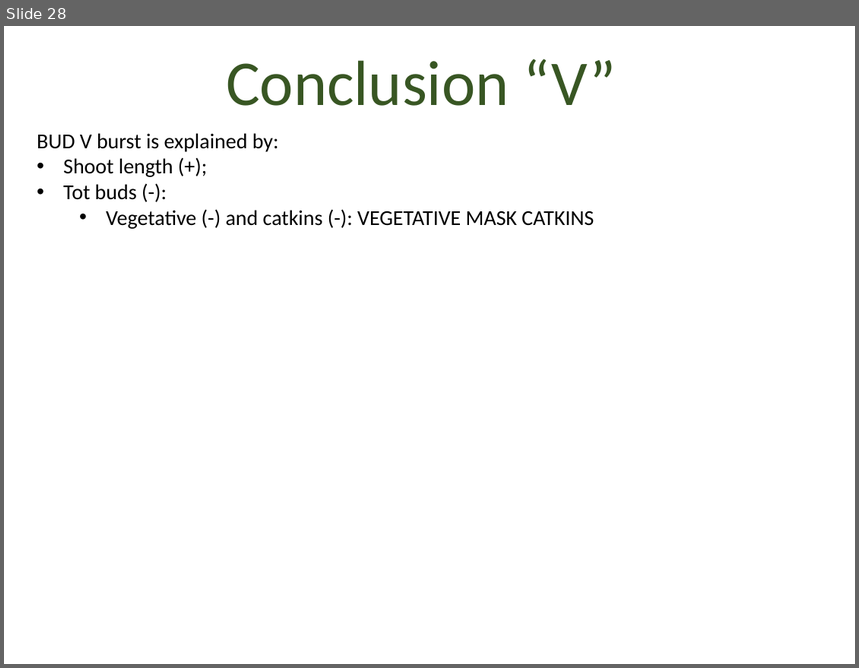
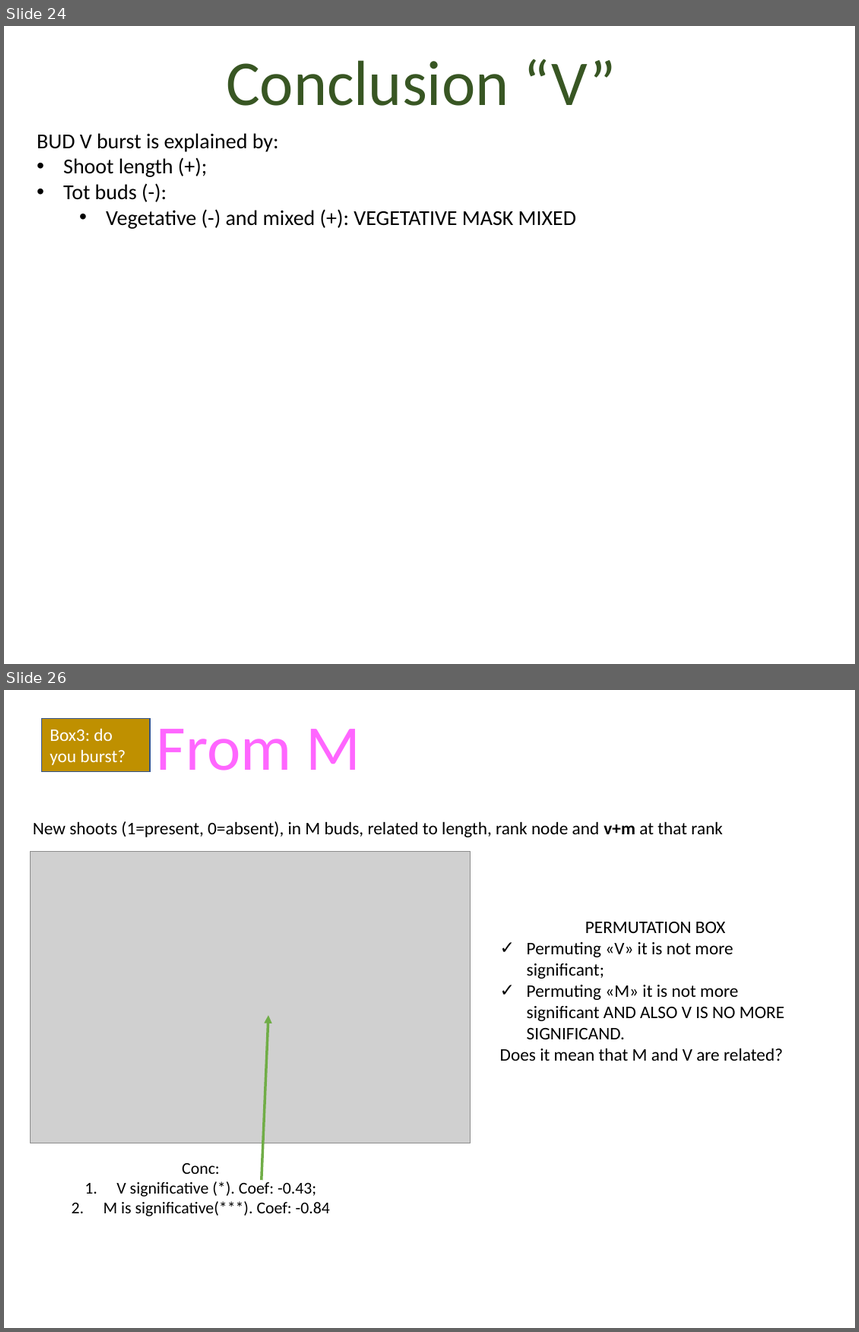
Before and after one commit to Corilana/L-HAZELNUT, a slide deck: Procedures_coding_hazelnut_architecture.pptx. Shown one above the other, each under a label of ours: slide 28 before the commit, slides 24 and 26 after it; the slides between them are not shown. The pictures are 859x668 and 859x1332 pixels, drawn with LibreOffice and Linux fonts; fonts in the diff are those of the drawing; grey boxes stand for pictures. Boxes give left, top, right and bottom in pixels: in the first picture for what was removed or moved away, otherwise in the second. Text is boxed around its words. In the diff, an @@ line names an element or a change of style, - is before the commit and + after.

```diff
--- a/Procedures_coding_hazelnut_architecture.pptx
+++ b/Procedures_coding_hazelnut_architecture.pptx
@@ slide 26 added at (4,690,855,1328), background #FFFFFF @@
@@ rectangle added at (41,719,150,773), fill #BF9000, outline #325491 1 pt, 15 pt, text #FFFFFF @@
+Box3: do you burst?
@@ text added at (157,729,361,771), 54 pt, text #FF66FF @@
+From M
@@ text added at (33,821,723,837), 15 pt, text #000000 @@
+New shoots (1=present, 0=absent), in M buds, related to length, rank node and v+m at that rank
@@ picture added at (31,851,471,1143) @@
@@ text added at (500,922,785,1061), 15 pt, text #000000 @@
+PERMUTATION BOX
+✓ Permuting «V» it is not more significant;
+✓ Permuting «M» it is not more significant AND ALSO V IS NO MORE SIGNIFICAND.
+Does it mean that M and V are related?
@@ arrow added from (262, 1180) to (268, 1015), #70AD47 2.25 pt @@
@@ text added at (104,1163,330,1217), 14 pt, text #000000 @@
+Conc:
+1. V significative (*). Coef: -0.43;
+2. M is significative(***). Coef: -0.84
@@ what was slide 28 is now slide 24 @@
@@ slide 24 changed as well @@
@@ text at (106,210,576,229): text changed @@
-  • Vegetative (-) and catkins (-): VEGETATIVE MASK CATKINS
+  • Vegetative (-) and mixed (+): VEGETATIVE MASK MIXED
```
Also in this commit, not shown: 1 other slide changed, 18 other slides added, 24 slides removed, 1 other file.
